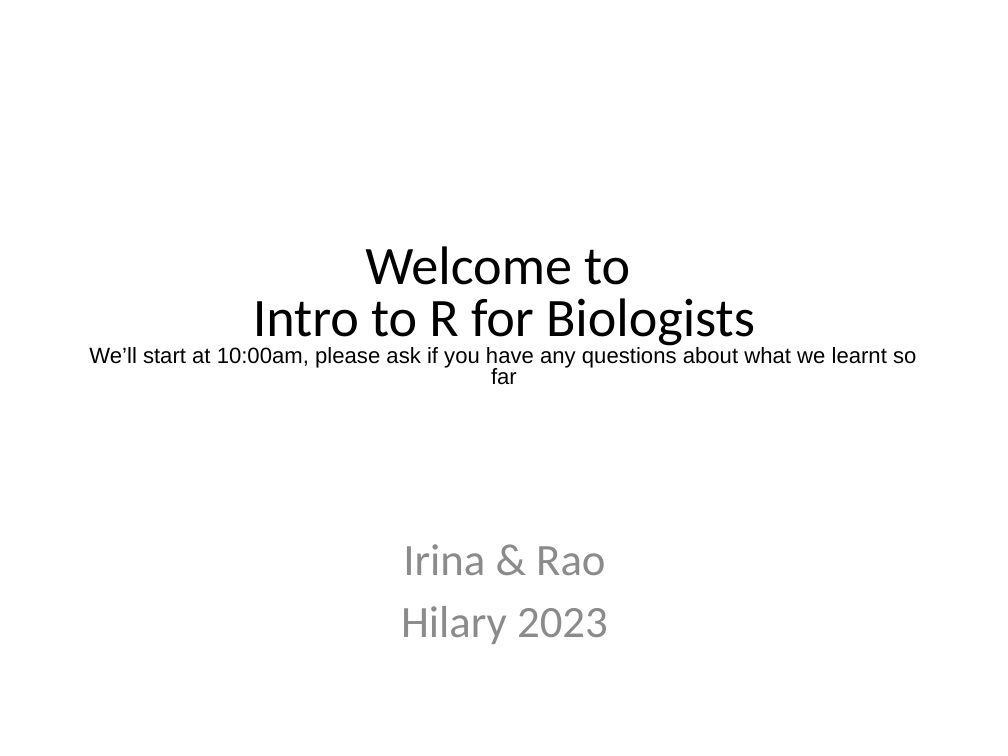
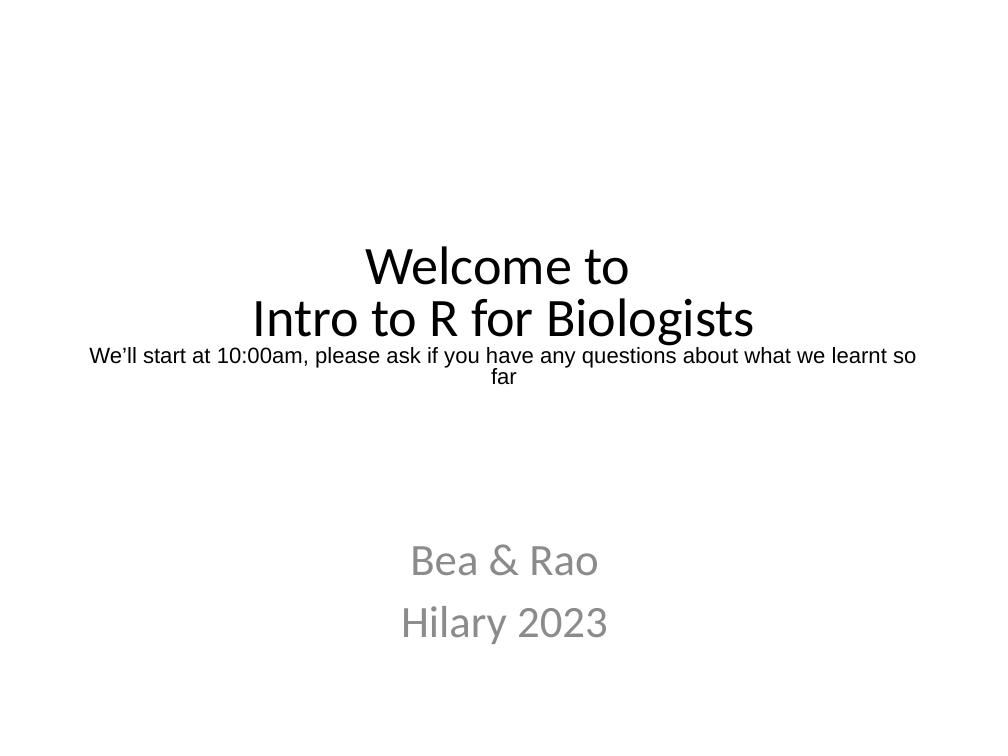
Before and after one commit to sraorao/MSD_R_course_HT2024_2, a slide deck: slide 1 of powerpoint/Session2.pptx. Drawn at 1008x756 pixels with LibreOffice and Linux fonts; fonts in the diff are those of the drawing. Boxes give left, top, right and bottom in pixels: in the first picture for what was removed or moved away, otherwise in the second. Text is boxed around its words. In the diff, an @@ line names an element or a change of style, - is before the commit and + after.

```diff
--- a/powerpoint/Session2.pptx
+++ b/powerpoint/Session2.pptx
@@ text at [410,546,598,575]: text changed @@
-Irina & Rao
+Bea & Rao
```
Also in this commit, not shown: 1 other slide changed, 1 other file.
